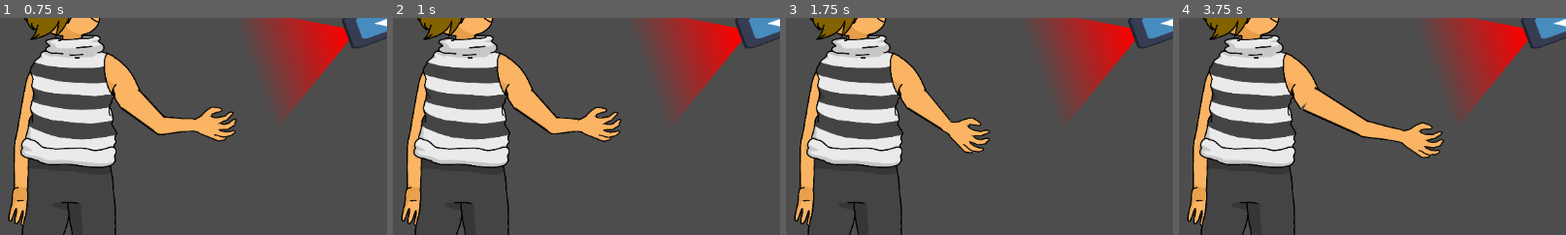
Above: before the commit, frames 1-4 (left to right).
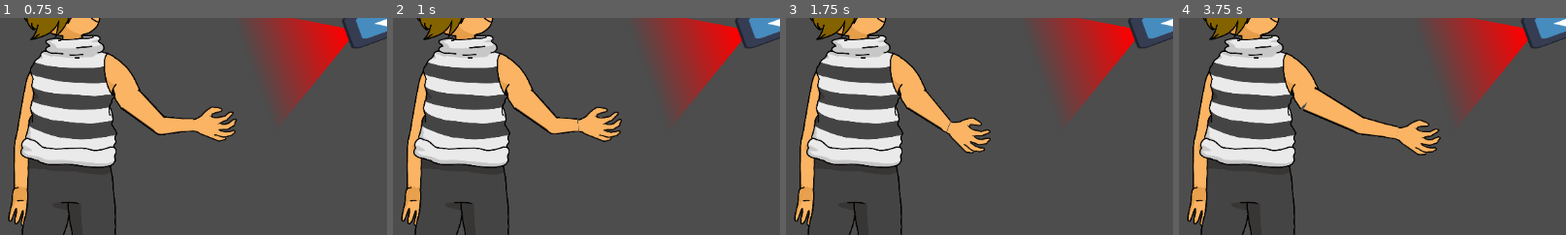
Above: after the commit, the same moments.

Repository: Skyepulse/LUDUM_DARE_58_MATELOU-CO
Game: Godot game, scene res://scenes/scene_tests_MAEL.tscn
Same seed, same stepped clock (60 frames per second), same inputs: the game is played once before the commit and once after it. The engine's default icon, where the game draws it, is replaced by a stand-in: a white triangle on a blue panel in a dark square.
Inputs (mouse positions are % of the whole screen's width and height, from its top left):
- Up to frame 1 (0.75 s): tap Enter at 0.5 s; move the mouse to (72, 45) at 0.52 s; click (72, 45) at 0.67 s
- Up to frame 2 (1 s): tap Space at 0.77 s
- Up to frame 3 (1.75 s): move the mouse to (30, 55) at 1.27 s; click (30, 55) at 1.42 s; tap Space at 1.52 s
- Up to frame 4 (3.75 s): move the mouse to (60, 28) at 2.02 s; click (60, 28) at 2.17 s; move the mouse to (45, 70) at 2.77 s; click (45, 70) at 2.92 s; tap Space at 3.02 s; move the mouse to (80, 65) at 3.52 s; click (80, 65) at 3.67 s
The pictures show only the part of the screen within x 8-58%, y 23-73%; the shares and areas given below are measured in that part.

Frame 1 is identical in both runs. In frame 2, 0.3% of the frame differs, in the area x 47-60%, y 41-58%; in frame 3, 0.3%; in frame 4, 1.5%, in the area x 32-69%, y 33-65%.

Commit message:
Added the ability to grab objects

Diff:
--- a/project.godot
+++ b/project.godot
@@ -23,6 +23,7 @@
 [global_group]
 
 Player=""
+Grabbable=""
 
 [rendering]
 
--- a/scenes/grabbable_object.tscn
+++ b/scenes/grabbable_object.tscn
@@ -57,12 +57,9 @@
 shape = SubResource("CircleShape2D_j0ugd")
 debug_color = Color(0.61012006, 0.5373051, 0.12899506, 0.41960785)
 
-[node name="ObjectHitbox" type="Area2D" parent="."]
+[node name="ObjectHitbox" type="Area2D" parent="." groups=["Grabbable"]]
 collision_layer = 2
 
-[node name="CollisionShape2D" type="CollisionShape2D" parent="ObjectHitbox"]
+[node name="CollisionShape2D" type="CollisionShape2D" parent="ObjectHitbox" groups=["Grabbable"]]
 shape = SubResource("RectangleShape2D_j0ugd")
 debug_color = Color(0.6974533, 0.45354557, 0.53223723, 0.41960785)
-
-[connection signal="area_entered" from="ObjectHitbox" to="." method="_on_object_hitbox_area_entered"]
-[connection signal="area_exited" from="ObjectHitbox" to="." method="_on_object_hitbox_area_exited"]
--- /dev/null
+++ b/scenes/scene_tests_TELO.tscn
@@ -0,0 +1,19 @@
+[gd_scene load_steps=4 format=3 uid="uid://bb61mtkwyk82p"]
+
+[ext_resource type="PackedScene" uid="uid://de8xq0cmgi1er" path="res://scenes/thief.tscn" id="1_wnvxq"]
+[ext_resource type="PackedScene" path="res://scenes/Objects/object_vase.tscn" id="2_85uif"]
+[ext_resource type="PackedScene" uid="uid://cpt378r0tx734" path="res://scenes/Objects/obj_joconde.tscn" id="3_cllg8"]
+
+[node name="SceneTestsTELO" type="Node2D"]
+
+[node name="Thief" parent="." instance=ExtResource("1_wnvxq")]
+position = Vector2(216, 211)
+scale = Vector2(0.4, 0.4)
+
+[node name="Vase" parent="." instance=ExtResource("2_85uif")]
+position = Vector2(753, 238)
+scale = Vector2(0.1, 0.1)
+
+[node name="Joconde" parent="." instance=ExtResource("3_cllg8")]
+position = Vector2(686, 415)
+scale = Vector2(0.1, 0.1)
--- a/scenes/thief.tscn
+++ b/scenes/thief.tscn
@@ -45,8 +45,11 @@
 texture = ExtResource("4_x5wgd")
 
 [node name="Area2D" type="Area2D" parent="Hand" groups=["Player"]]
-collision_mask = 4
+collision_mask = 6
 
 [node name="CollisionShape2D" type="CollisionShape2D" parent="Hand/Area2D"]
 position = Vector2(99.99999, 3.3333333)
 shape = SubResource("CircleShape2D_gsfqg")
+
+[connection signal="area_entered" from="Hand/Area2D" to="Path2D" method="_on_area_2d_area_entered"]
+[connection signal="area_exited" from="Hand/Area2D" to="Path2D" method="_on_area_2d_area_exited"]
--- a/scripts/grabbable_object.gd
+++ b/scripts/grabbable_object.gd
@@ -8,6 +8,9 @@
 
 @export var objectName: String = "No Name"
 @export var objectDescription: String = "No Description"
+
+@onready var object_root: GrabbableObject = $"."
+
 
 var grabPoints: Array[Node2D] = []
 var numGrabPoints: int = 0
@@ -28,8 +31,10 @@
 func getDescription() -> String:
 	return objectDescription
 
+func set_position(pos: Vector2) -> void:
+	object_root.position = pos
+
 func _ready():
-
 	var grabPointsRoot = $GrabPoints
 	for child in grabPointsRoot.get_children():
 		if child is Node2D:
@@ -37,14 +42,3 @@
 			numGrabPoints += 1
 		else:
 			push_error("Child of GrabPoints is not a Node2D: %s" % child.name)
-
-func _on_object_hitbox_area_entered(area: Area2D) -> void:
-
-	if area.is_in_group("Player"):
-		print("Hand on object: %s" % objectName)
-		handOnObject = true
-
-func _on_object_hitbox_area_exited(area: Area2D) -> void:
-	if area.is_in_group("Player"):
-		print("Hand off object: %s" % objectName)
-		handOnObject = false
--- a/scripts/hand_path.gd
+++ b/scripts/hand_path.gd
@@ -14,6 +14,9 @@
 var min_length = 2
 
 var retract_speed = 50
+var retract_speed_fast = 500
+
+var grabbed_object: GrabbableObject = null
 
 func update_line():
 	var points = []
@@ -45,32 +48,58 @@
 
 
 func retract(delta: float) -> void:
+	var holding_object: bool = grabbed_object != null
+
 	var count = arm_curve.point_count
 
 	if count <= 2:
 		return
 
-	var last_point = arm_curve.get_point_position(count - 1)
-	var last_last_point = arm_curve.get_point_position(count - 2)
+	var speed = retract_speed
+	if holding_object:
+		speed = retract_speed_fast
 
-	var dir = last_last_point - last_point
-	var length = dir.length()
+	var cut_length = speed * delta
 
-	if length < min_length:
-		arm_curve.remove_point(count - 1)
-		return
-	dir /= length
-	last_point += dir * retract_speed * delta
+	var index_last = count - 1
+	var last_point: Vector2
+	var last_dir: Vector2
+	while index_last > 1:
+		var p1 = arm_curve.get_point_position(index_last)
+		var p2 = arm_curve.get_point_position(index_last - 1)
 
-	arm_curve.set_point_position(count - 1, last_point)
+		last_point = p1
+
+		var dir = p1 - p2
+		var length = dir.length()
+
+		last_dir = dir / length
+
+		if length >= cut_length:
+			arm_curve.set_point_position(index_last, p1 - dir * (cut_length / length))
+			break
+		else:
+			arm_curve.remove_point(index_last)
+			cut_length -= length
+			index_last -= 1
 
 	hand.position = last_point
-	var hand_look = (last_point - dir * 100) * thief.scale + thief.position
+	var hand_look = (last_point + last_dir * 100) * thief.scale + thief.position
 	hand.look_at(hand_look)
 
+	if holding_object:
+		grabbed_object.set_position(last_point * thief.scale + thief.position)
+
+func set_grabbed_object(object: GrabbableObject) -> void:
+	grabbed_object = object
+	print(" grabbed player ")
+
+func unset_grabbed_object(object: GrabbableObject) -> void:
+	if object == grabbed_object && !retracting:
+		grabbed_object = null
+		print(" ungrabbed player ")
 
 func _ready() -> void:
-
 	GameManager.Player = self
 
 	var count = arm_curve.point_count
@@ -78,6 +107,16 @@
 	var point_1 = arm_curve.get_point_position(1)
 	hand.position = point_1
 	hand.look_at(point_1 + (point_1 - point_0)*10)
+
+func _on_area_2d_area_entered(area: Area2D) -> void:
+	if area.is_in_group("Grabbable"):
+		print("Hand on object: %s" % area.get_parent().name)
+		set_grabbed_object(area.get_parent())
+
+func _on_area_2d_area_exited(area: Area2D) -> void:
+	if area.is_in_group("Grabbable"):
+		print("Hand off object: %s" % area.get_parent().name)
+		unset_grabbed_object(area.get_parent())
 
 func _process(delta: float) -> void:
 	retracting = !Input.is_mouse_button_pressed(MOUSE_BUTTON_LEFT)
